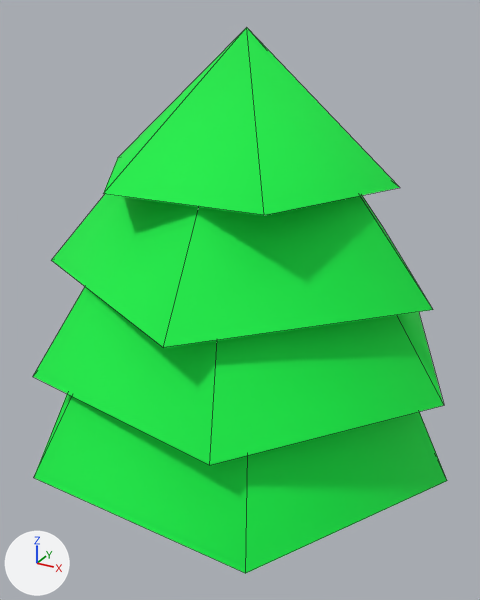
Renders of the FBX model Assets/Objects/Trees/evergreen_01.FBX from each side of a commit.
Before and after are seen from a 50 mm camera at (1.86, -3.37, 3.1) aimed at (-0.01, 0.01, 1.41). Every picture has the same lights, and +X, +Y and +Z are marked at lower left. Mesh edges are drawn as thin lines. Where no turn or scale is listed for an object, it has been applied to the vertices.
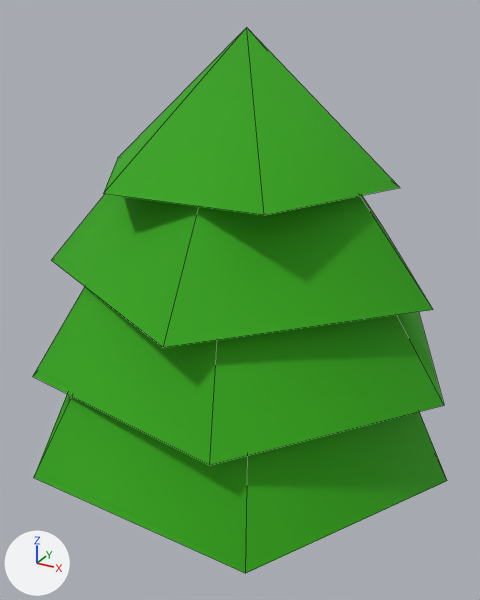
The change in detail:
Material 'Material #32' (mat_material__32) changes colour from green #00ee45 to green #2ea300; in linear values from (0.0, 0.855, 0.0588) to (0.0275, 0.365, 0.0).

Location of each change, [x1, y1, x2, y2] in pixels of the pictures (480 x 600 px):
'Cylinder004', recoloured: [33, 287, 444, 465] in both
'Cylinder005', recoloured: [51, 194, 433, 348] in both
'Cylinder003', recoloured: [34, 394, 447, 573] in both
'Cylinder006', recoloured: [103, 27, 400, 215] in both
